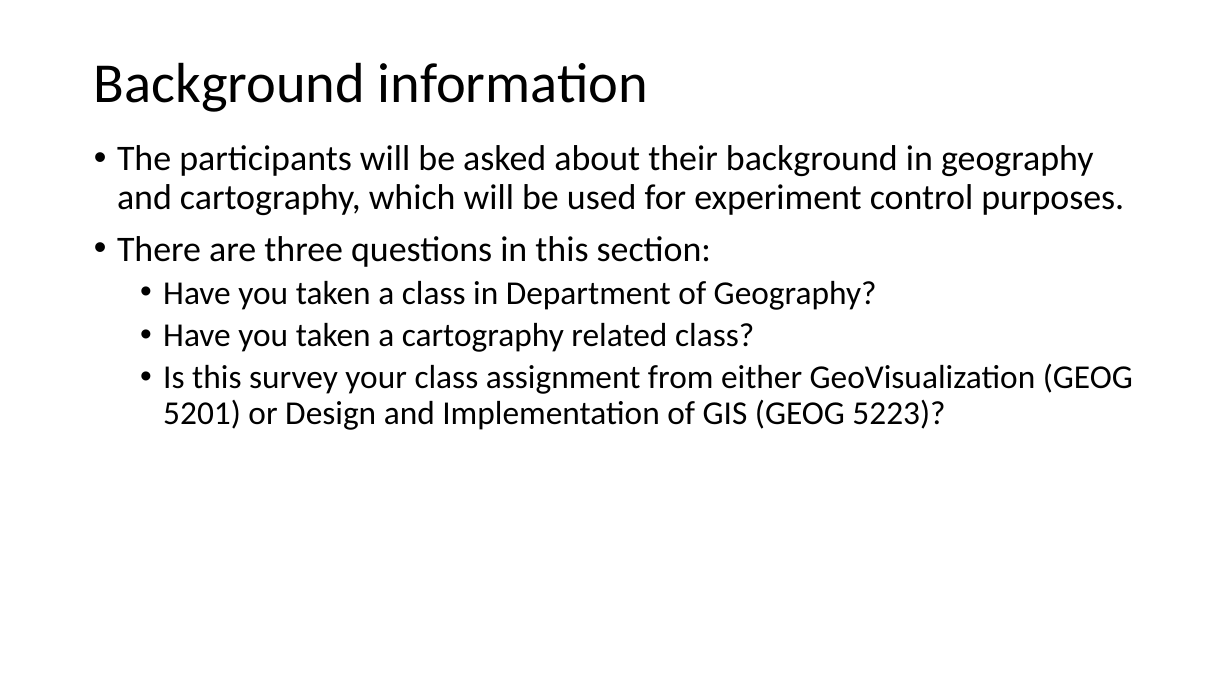
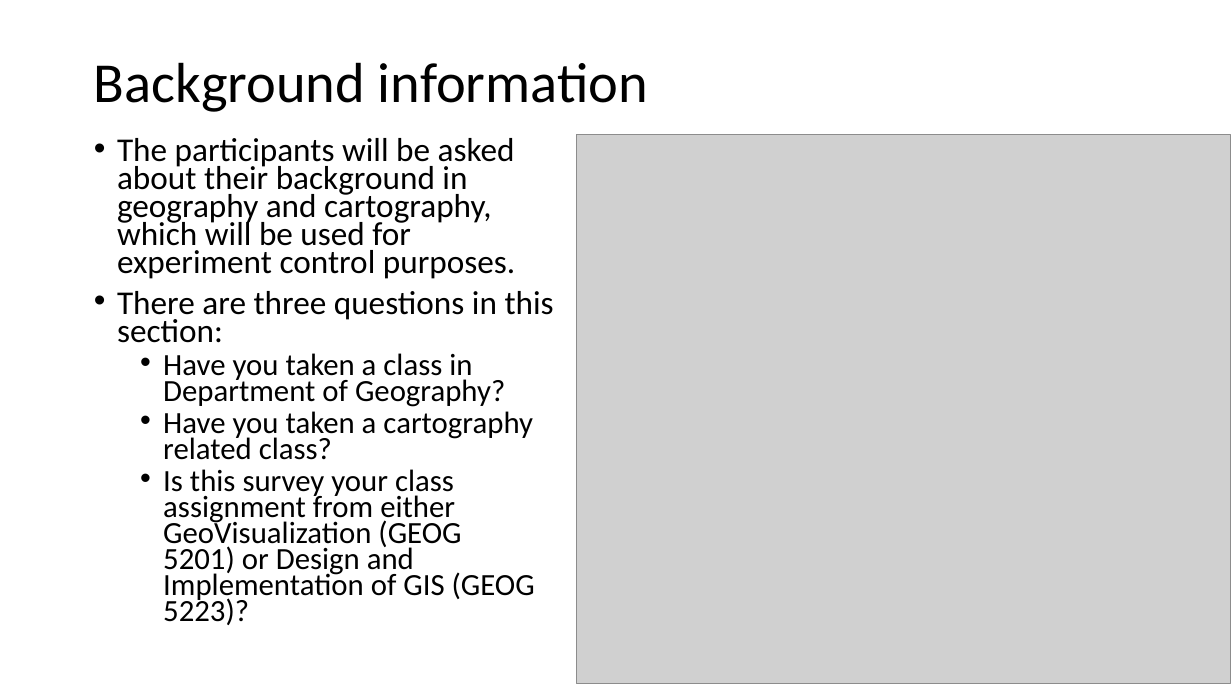
Before and after one commit to JialinLiOSU/choroColorRead, a slide deck: slide 4 of irb/Documents/Instructions - ScreenShots.pptx (slide 3 before the commit). Drawn at 1232x693 pixels with LibreOffice and Linux fonts; fonts in the diff are those of the drawing; grey boxes stand for pictures. Boxes give left, top, right and bottom in pixels: in the first picture for what was removed or moved away, otherwise in the second. Text is boxed around its words. In the diff, an @@ line names an element or a change of style, - is before the commit and + after.

```diff
--- a/irb/Documents/Instructions - ScreenShots.pptx
+++ b/irb/Documents/Instructions - ScreenShots.pptx
@@ text "The participants will be asked ..." at <box>117,138,554,625</box>: size 28 to 25.9 pt in "The participants will be asked about their ...", "There are three questions in this section:"; size 26 to 24.1 pt in "Have you taken a class in Department ...", "Have you taken a cartography related class?", "Is this survey your class assignment from ..."; line spacing 0.9 to 0.7 @@
@@ picture added at <box>577,135,1230,684</box> @@
```
Also in this commit, not shown: 8 other slides changed, 1 slide added, 16 other files.
